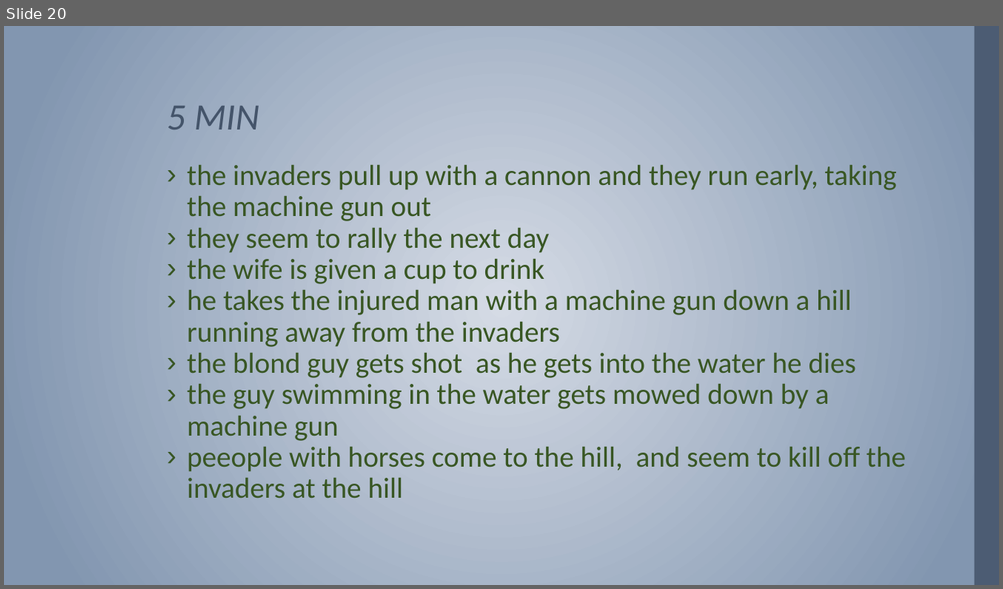
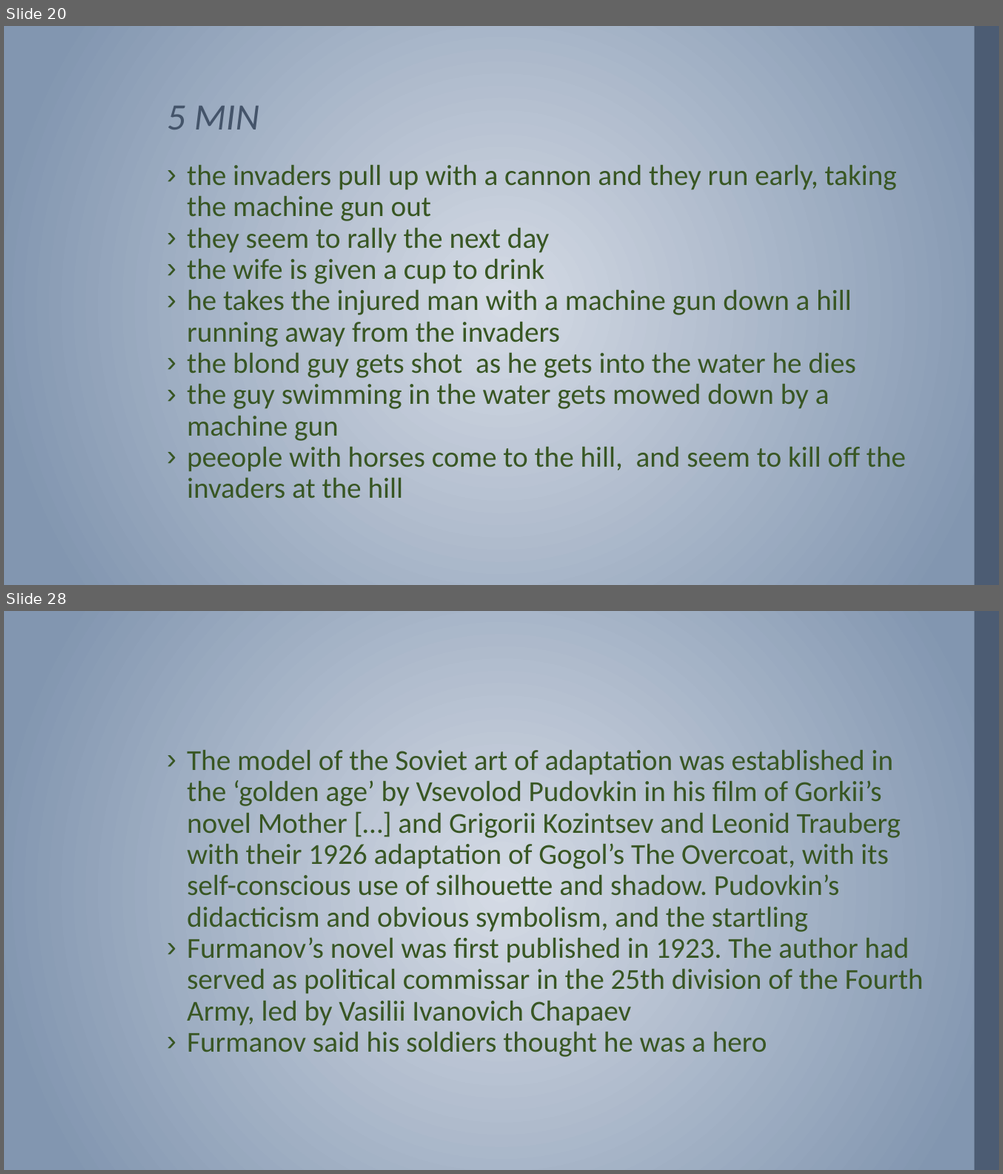
Before and after one commit to MichaelOdumosu57/Spring_2017, a slide deck: Spring 2017 Semester/Music or Arts/ARUS HW/14 ARUS HW/ARUS 280 HW #14.pptx. Shown one above the other, each under a label of ours: slide 20 before the commit, slides 20 and 28 after it; the slides between them are not shown. The pictures are 1003x589 and 1003x1174 pixels, drawn with LibreOffice and Linux fonts; fonts in the diff are those of the drawing; background and template pictures are left out. Boxes give left, top, right and bottom in pixels: in the first picture for what was removed or moved away, otherwise in the second. Text is boxed around its words. In the diff, an @@ line names an element or a change of style, - is before the commit and + after.

```diff
--- a/Spring 2017 Semester/Music or Arts/ARUS HW/14 ARUS HW/ARUS 280 HW #14.pptx
+++ b/Spring 2017 Semester/Music or Arts/ARUS HW/14 ARUS HW/ARUS 280 HW #14.pptx
@@ slide 28 added at (4,611,999,1170), background gradient #D5DBE5 to #8296B0; not listed: 1 template element that a slide beside it also shows @@
@@ text added at (187,750,923,1057), 28 pt, text #385623 @@
+› The model of the Soviet art of adaptation was established in the ‘golden age’ by Vsevolod Pudovkin in his film of Gorkii’s novel Mother […] and Grigorii Kozintsev and Leonid Trauberg with their 1926 adaptation of Gogol’s The Overcoat, with its self-conscious use of silhouette and shadow. Pudovkin’s didacticism and obvious symbolism, and the startling
+› Furmanov’s novel was first published in 1923. The author had served as political commissar in the 25th division of the Fourth Army, led by Vasilii Ivanovich Chapaev
+› Furmanov said his soldiers thought he was a hero
```
Also in this commit, not shown: 8 other slides added.
